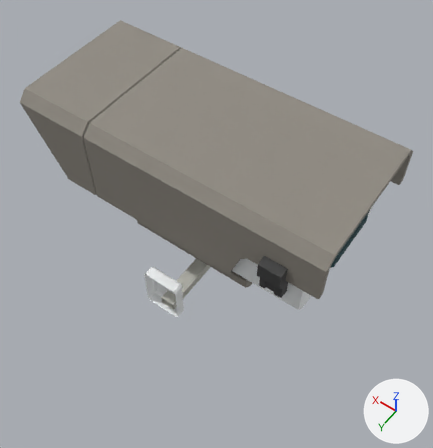
An edit to the FBX model Assets/Resources/Models/SecurityCamera.FBX, drawn before and after from the same camera.
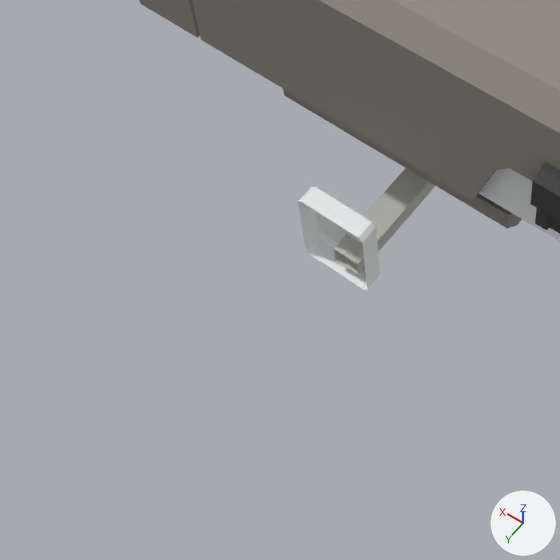
There are two pictures of each version: one whole from a camera (50 mm lens) standing at (-0.642, 0.82, 1.067) and looking at (-0.134, 0.109, -0.05), one close up on the part from 0% to 63% of the width and 40% to 100% of the height. Every picture has the same lights, and +X, +Y and +Z are marked at lower right. Where no turn or scale is listed for an object, it has been applied to the vertices.

In view in the first close-up: 'SecurityCamera', 'SecurityCameraBase'.
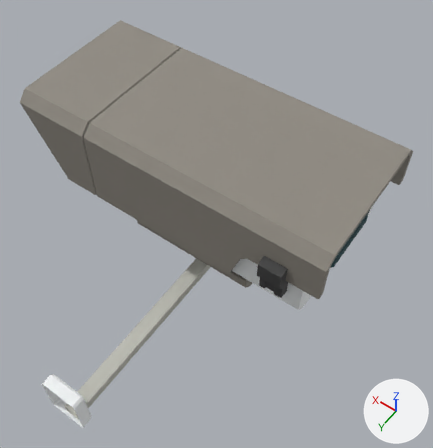
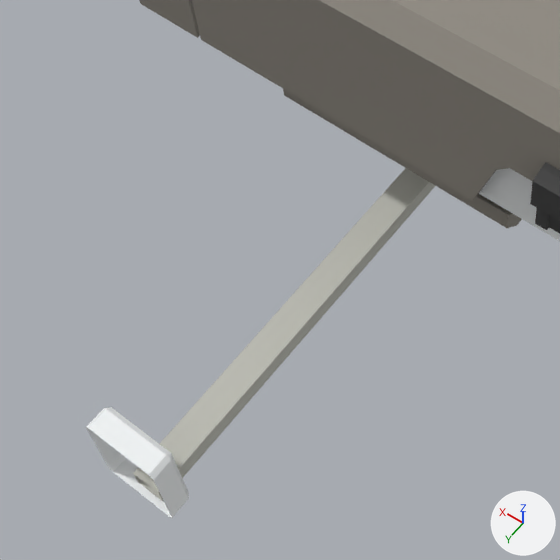
Where the change shows, as pixel boxes [x1, y1, x2, y2] in the close-ups (560 x 560 px; the box of a moved part takes in the faces that stretch with it):
'SecurityCameraBase', reshaped
    before: [298, 168, 435, 290]
    after: [86, 168, 435, 518]
part 1 of me_mesh, moved or reshaped
    before: [298, 186, 380, 290]
    after: [86, 407, 189, 518]
part 2 of me_mesh, moved or reshaped
    before: [334, 213, 381, 275]
    after: [133, 213, 381, 501]

The change in detail:
me_mesh has 388 vertices, 754 faces and spans x -0.079..0.079, y -0.078..0.281, z -0.016..0.108.
me_mesh is used by ob_securitycamerabase; location (-0.087, -0.005, -0.246).
Before the commit, vertices of me_mesh: 96 (-0.014, 0.275, 0.006) at pixel (347, 267), 97 (-0.031, 0.275, 0.006) at pixel (358, 274), 98 (-0.031, 0.275, 0.031) at pixel (357, 264), 99 (-0.014, 0.275, 0.031) at pixel (345, 256), 100 (0.005, 0.275, 0.031) at pixel (333, 248).
Before the commit, vertices of me_mesh: 101 (0.005, 0.275, 0.006) at pixel (335, 259).
me_mesh part 1: the loose piece of 20 vertices spanning x -0.048..0.048, y 0.25..0.281, z -0.012..0.107 is moved by (0.0, 0.339, 0.0).
Part 2, on me_mesh:
Vertices 96 to 101 of me_mesh move by (0.0, 0.339, 0.0).
